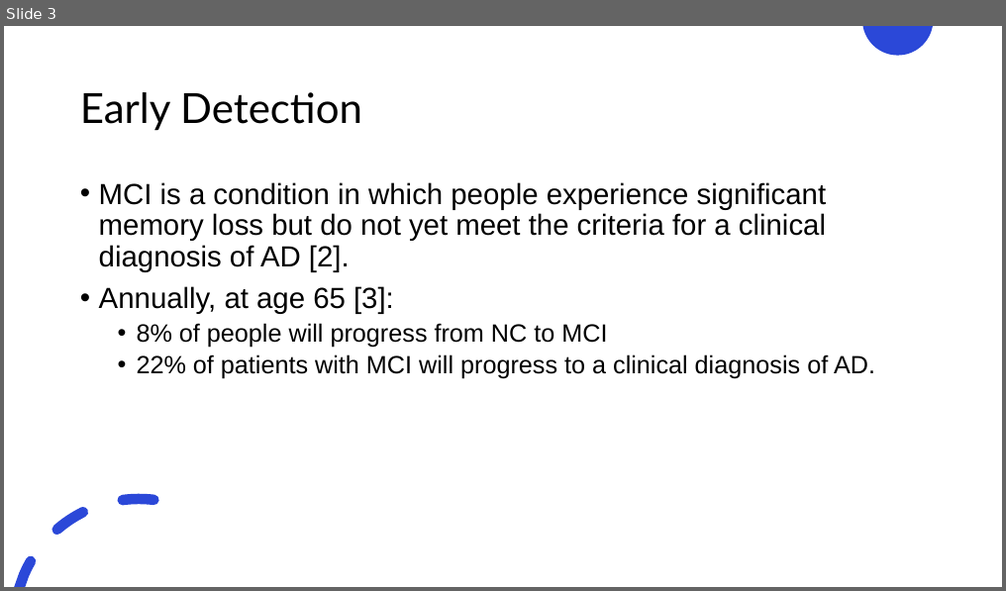
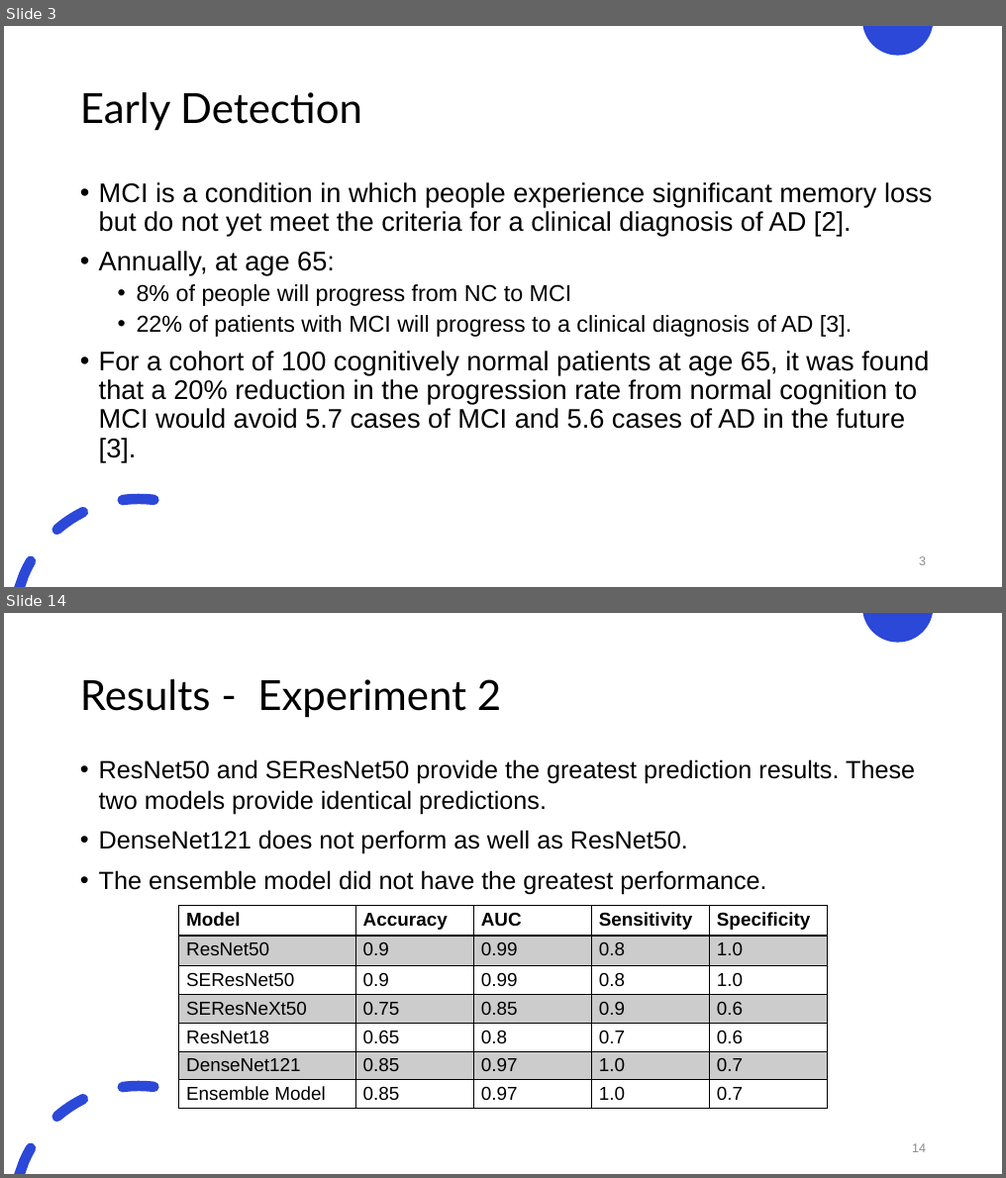
Before and after one commit to justin-bardwell/JB_AD, a slide deck: 21961992_Seminar.pptx. Shown one above the other, each under a label of ours: slide 3 before the commit, slides 3 and 14 after it; the slides between them are not shown. The pictures are 1006x591 and 1006x1178 pixels, drawn with LibreOffice and Linux fonts; fonts in the diff are those of the drawing. Boxes give left, top, right and bottom in pixels: in the first picture for what was removed or moved away, otherwise in the second. Text is boxed around its words. In the diff, an @@ line names an element or a change of style, - is before the commit and + after.

```diff
--- a/21961992_Seminar.pptx
+++ b/21961992_Seminar.pptx
@@ slide 14 added at box(4, 613, 1002, 1174), background #FFFFFF; not listed: 2 template elements that a slide beside it also shows @@
@@ title added at box(80, 679, 501, 718), 40 pt, text #000000 @@
+Results - Experiment 2
@@ text added at box(99, 760, 915, 895), 24 pt, text #000000 @@
+• ResNet50 and SEResNet50 provide the greatest prediction results. These two models provide identical predictions.
+• DenseNet121 does not perform as well as ResNet50.
+• The ensemble model did not have the greatest performance.
@@ table added at box(179, 906, 826, 1116), 7 rows, 5 columns @@
+Model | Accuracy | AUC | Sensitivity | Specificity
+ResNet50 | 0.9 | 0.99 | 0.8 | 1.0
+SEResNet50 | 0.9 | 0.99 | 0.8 | 1.0
+SEResNeXt50 | 0.75 | 0.85 | 0.9 | 0.6
+ResNet18 | 0.65 | 0.8 | 0.7 | 0.6
+DenseNet121 | 0.85 | 0.97 | 1.0 | 0.7
+Ensemble Model | 0.85 | 0.97 | 1.0 | 0.7
@@ page number added at box(912, 1144, 926, 1153), 12 pt, text #8C8C8C @@
+14
@@ slide 3 changed as well @@
@@ text at box(99, 182, 932, 306): size 28 to 25.9 pt in "MCI is a condition in which people ..."; size 24 to 22.2 pt in "8% of people will progress from NC ..." @@
@@ text at box(99, 251, 335, 275): text changed; size 28 to 25.9 pt @@
-• Annually, at age 65 [3]:
+• Annually, at age 65:
@@ text at box(99, 315, 929, 463): text changed; size 24 to 25.9 pt @@
-  • 22% of patients with MCI will progress to a clinical diagnosis of AD.
+  • 22% of patients with MCI will progress to a clinical diagnosis of AD [3].
+• For a cohort of 100 cognitively normal patients at age 65, it was found that a 20% reduction in the progression rate from normal cognition to MCI would avoid 5.7 cases of MCI and 5.6 cases of AD in the future [3].
@@ page number added at box(919, 557, 926, 566), 12 pt, text #8C8C8C @@
+3
```
Also in this commit, not shown: 10 other slides changed, 6 other slides added, 5 slides removed, 1 other file.
